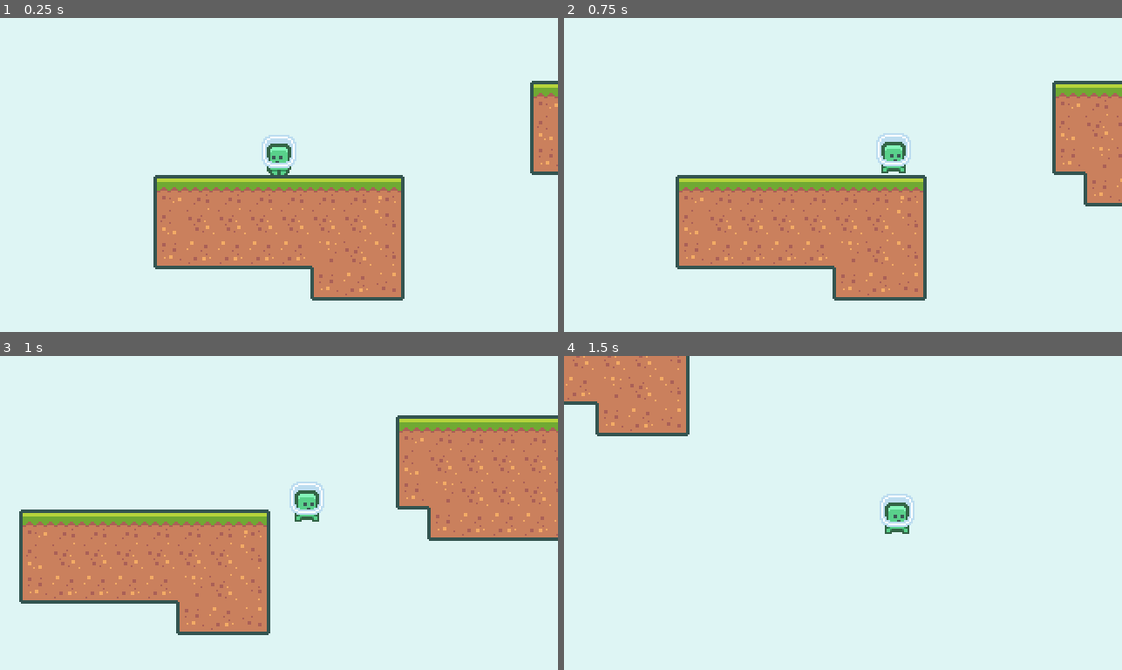
Above: before the commit, frames 1-4 (two rows, left to right).
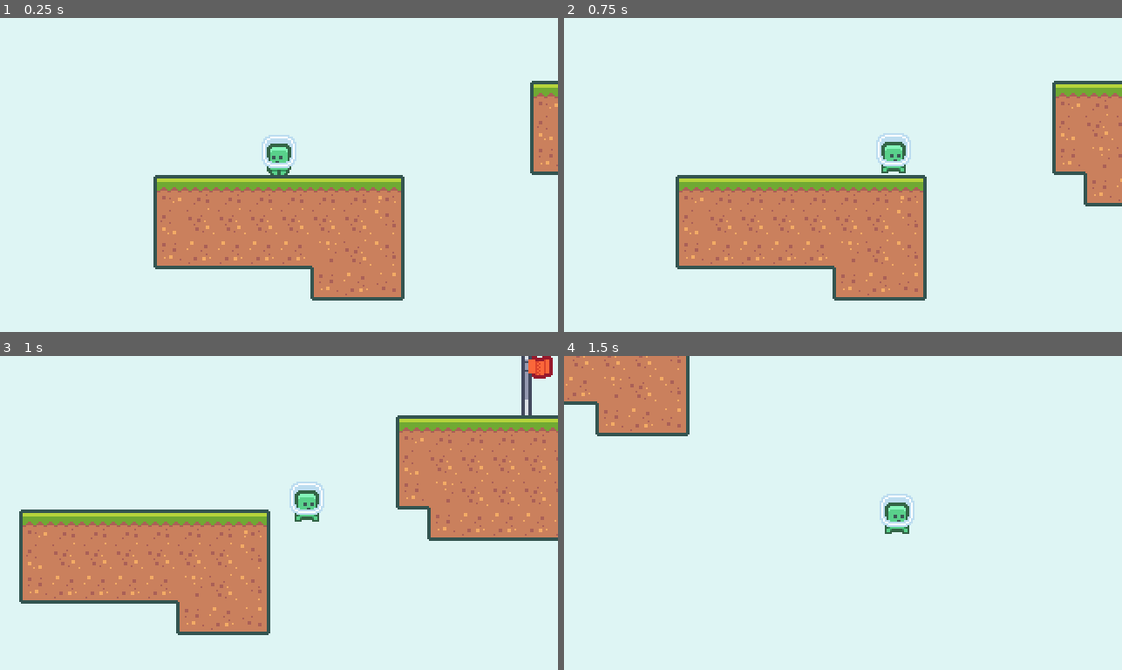
Above: after the commit, the same moments.

Repository: niltoncalegari/2D-SideScroller-godot
Game: Godot game, scene res://scenes/Main.tscn
Same seed, same stepped clock (60 frames per second), same inputs: the game is played once before the commit and once after it.
Inputs:
- Up to frame 1 (0.25 s): no input
- Up to frame 2 (0.75 s): tap Enter at 0.5 s; hold D (move_right) from 0.53 s (still down); tap Shift (dash) at 0.6 s
- Up to frame 3 (1 s): keep holding D (move_right); tap Space (jump) at 0.77 s
- Up to frame 4 (1.5 s): keep holding D (move_right); tap Shift (dash) at 1.35 s

Frames 1-2 are identical in both runs. In frame 3, 0.6% of the frame differs, in the area x 93-100%, y 0-19%; in frame 4, nothing differs.

Commit message:
Added logic to coin collect

Diff:
--- a/scenes/BaseLevel.tscn
+++ b/scenes/BaseLevel.tscn
@@ -1,11 +1,14 @@
-[gd_scene load_steps=5 format=2]
+[gd_scene load_steps=6 format=2]
 
 [ext_resource path="res://scenes/GameCamera.tscn" type="PackedScene" id=1]
 [ext_resource path="res://scenes/Player.tscn" type="PackedScene" id=2]
 [ext_resource path="res://resources/tileset.tres" type="TileSet" id=3]
+[ext_resource path="res://scenes/Flag.tscn" type="PackedScene" id=4]
 [ext_resource path="res://scripts/BaseLevel.gd" type="Script" id=7]
 
-[node name="Level_001" type="Node"]
+[node name="BaseLevel" type="Node" groups=[
+"base_level",
+]]
 script = ExtResource( 7 )
 
 [node name="TileMap" type="TileMap" parent="."]
@@ -15,6 +18,8 @@
 
 [node name="GameCamera" parent="." instance=ExtResource( 1 )]
 
+[node name="Flag" parent="." instance=ExtResource( 4 )]
+
 [node name="Enemies" type="Node2D" parent="."]
 
 [node name="Collectibles" type="Node2D" parent="."]
--- a/scenes/Coin.tscn
+++ b/scenes/Coin.tscn
@@ -72,22 +72,23 @@
 "speed": 7.0
 } ]
 
-[node name="Coin" type="Node2D"]
+[node name="Coin" type="Node2D" groups=[
+"coin",
+]]
 script = ExtResource( 3 )
 
 [node name="AnimationPlayer" type="AnimationPlayer" parent="."]
 autoplay = "idle"
-anims/idle = SubResource( 3 )
-anims/pickup = SubResource( 4 )
+anims/idle = SubResource( 1 )
+anims/pickup = SubResource( 2 )
 
 [node name="Area2D" type="Area2D" parent="."]
 collision_layer = 524288
 collision_mask = 524288
 
 [node name="CollisionShape2D" type="CollisionShape2D" parent="Area2D"]
-shape = SubResource( 2 )
+shape = SubResource( 3 )
 
 [node name="AnimatedSprite" type="AnimatedSprite" parent="."]
-frames = SubResource( 1 )
-frame = 1
+frames = SubResource( 4 )
 playing = true
--- /dev/null
+++ b/scenes/Flag.tscn
@@ -0,0 +1,41 @@
+[gd_scene load_steps=7 format=2]
+
+[ext_resource path="res://assets/flag/tile_0131.png" type="Texture" id=1]
+[ext_resource path="res://assets/flag/tile_0111.png" type="Texture" id=2]
+[ext_resource path="res://assets/flag/tile_0112.png" type="Texture" id=3]
+[ext_resource path="res://scripts/Flag.gd" type="Script" id=4]
+
+[sub_resource type="RectangleShape2D" id=2]
+extents = Vector2( 8, 18 )
+
+[sub_resource type="SpriteFrames" id=1]
+animations = [ {
+"frames": [ ExtResource( 2 ), ExtResource( 3 ) ],
+"loop": true,
+"name": "default",
+"speed": 10.0
+} ]
+
+[node name="Flag" type="Node2D"]
+script = ExtResource( 4 )
+
+[node name="Area2D" type="Area2D" parent="."]
+position = Vector2( 2.91352, -18.0109 )
+collision_layer = 524288
+collision_mask = 0
+
+[node name="CollisionShape2D" type="CollisionShape2D" parent="Area2D"]
+shape = SubResource( 2 )
+
+[node name="Sprite" type="Sprite" parent="."]
+texture = ExtResource( 1 )
+centered = false
+offset = Vector2( 0, -18 )
+
+[node name="AnimatedSprite" type="AnimatedSprite" parent="."]
+position = Vector2( 0, -13.8898 )
+frames = SubResource( 1 )
+frame = 1
+playing = true
+centered = false
+offset = Vector2( 0, -22 )
--- a/scenes/Levels/Level_001.tscn
+++ b/scenes/Levels/Level_001.tscn
@@ -2,7 +2,10 @@
 
 [ext_resource path="res://scenes/BaseLevel.tscn" type="PackedScene" id=1]
 
-[node name="BaseLevel" instance=ExtResource( 1 )]
+[node name="Level_001" instance=ExtResource( 1 )]
 
 [node name="TileMap" parent="." index="0"]
 tile_data = PoolIntArray( -2097156, 1, 0, -2097155, 1, 1, -2097154, 1, 1, -2097153, 1, 1, -2162688, 1, 1, -2162687, 1,  …(7002 unchanged characters)…
+
+[node name="Flag" parent="." index="2"]
+position = Vector2( 216, -54 )
--- a/scenes/Main.tscn
+++ b/scenes/Main.tscn
@@ -4,4 +4,4 @@
 
 [node name="Main" type="Node"]
 
-[node name="BaseLevel" parent="." instance=ExtResource( 1 )]
+[node name="Level_001" parent="." instance=ExtResource( 1 )]
--- a/scripts/BaseLevel.gd
+++ b/scripts/BaseLevel.gd
@@ -1,12 +1,25 @@
 extends Node
+
+signal coin_total_changed
 
 var playerScene = preload("res://scenes/Player.tscn")
 var spawnPosition = Vector2.ZERO
 var currentPlayerNode = null
+var totalCoins = 0
+var collectedCoins = 0
 
 func _ready():
 	spawnPosition = $Player.global_position
 	register_player($Player)
+	coin_total_change(get_tree().get_nodes_in_group("coin").size())
+
+func coin_collected():
+	collectedCoins += 1
+	emit_signal("coin_total_changed", totalCoins, collectedCoins)
+
+func coin_total_change(newTotal):
+	totalCoins = newTotal
+	emit_signal("coin_total_changed", totalCoins, collectedCoins)
 
 func register_player(player):
 	currentPlayerNode = player
--- a/scripts/Coin.gd
+++ b/scripts/Coin.gd
@@ -6,6 +6,8 @@
 func on_area_entered(area2d):
 	$AnimationPlayer.play("pickup")
 	call_deferred("disable_pickup")
+	var baseLevel = get_tree().get_nodes_in_group("base_level")[0]
+	baseLevel.coin_collected()
 
 func disable_pickup():
 	$Area2D/CollisionShape2D.disabled = true
--- /dev/null
+++ b/scripts/Flag.gd
@@ -0,0 +1,9 @@
+extends Node2D
+
+signal player_won
+
+func _ready() -> void:
+	$Area2D.connect("area_entered", self, "on_area_entered")
+
+func on_area_entered(_area2d):
+	emit_signal("player_won")
Binary file added: assetpack/Tiles/tile_0000.png
Not shown, added: assetpack/Tiles/tile_0000.png.import
Binary file added: assetpack/Tiles/tile_0001.png
Not shown, added: assetpack/Tiles/tile_0001.png.import
Binary file added: assetpack/Tiles/tile_0002.png
Not shown, added: assetpack/Tiles/tile_0002.png.import
Binary file added: assetpack/Tiles/tile_0003.png
Not shown, added: assetpack/Tiles/tile_0003.png.import
Binary file added: assetpack/Tiles/tile_0004.png
Not shown, added: assetpack/Tiles/tile_0004.png.import
Binary file added: assetpack/Tiles/tile_0005.png
Not shown, added: assetpack/Tiles/tile_0005.png.import
(and 346 more such lines)
